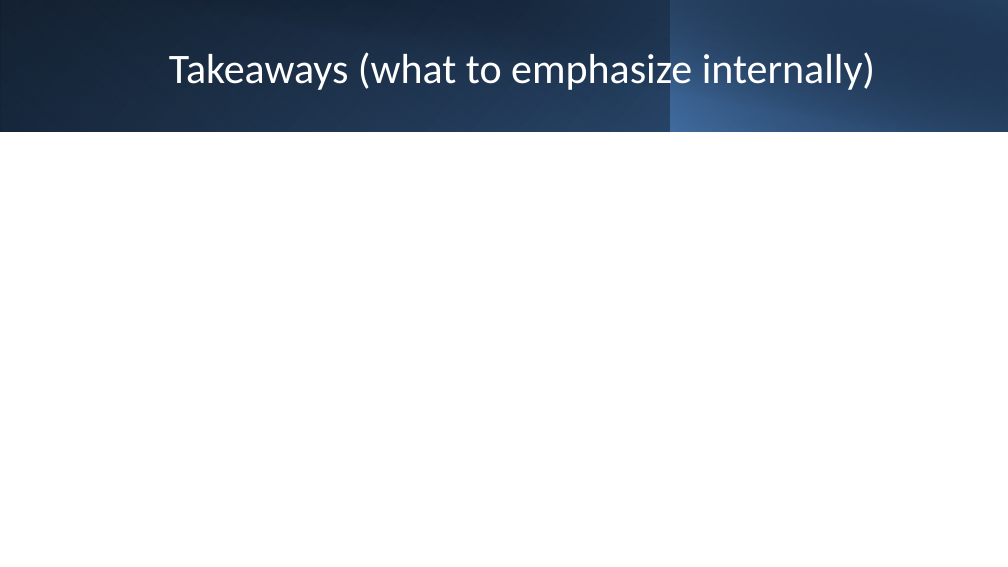
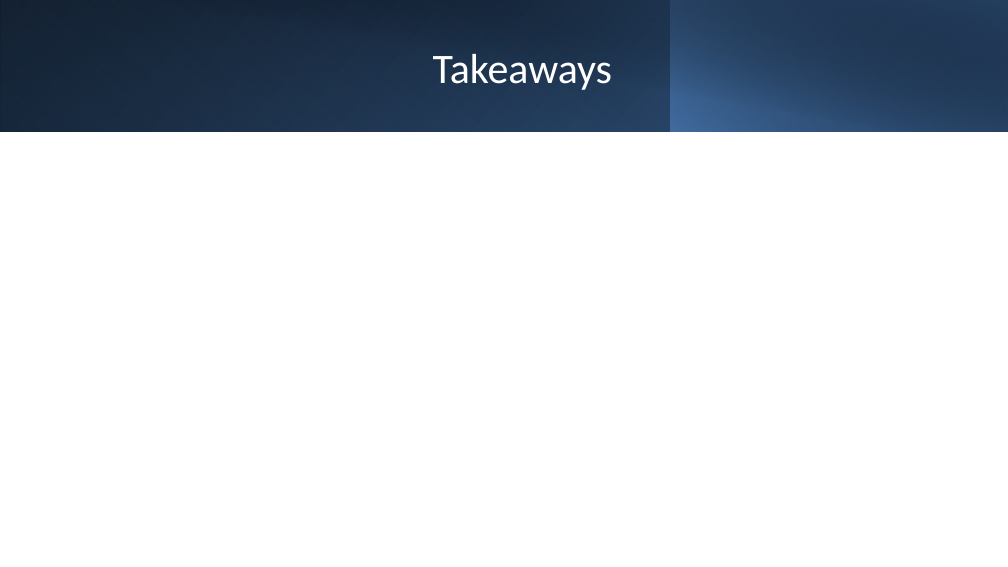
Before and after one commit to JinjieChen19/POS-simulation, a slide deck: slide 24 of PoS draft.pptx (slide 21 before the commit). Drawn at 1008x567 pixels with LibreOffice and Linux fonts; fonts in the diff are those of the drawing; grey boxes stand for pictures. Boxes give left, top, right and bottom in pixels: in the first picture for what was removed or moved away, otherwise in the second. Text is boxed around its words. In the diff, an @@ line names an element or a change of style, - is before the commit and + after.

```diff
--- a/PoS draft.pptx
+++ b/PoS draft.pptx
@@ title at (433, 54, 613, 90): text changed @@
-Takeaways (what to emphasize internally)
+Takeaways
```
Also in this commit, not shown: 6 other slides changed, 7 slides added, 1 slide removed, 1 other file.
